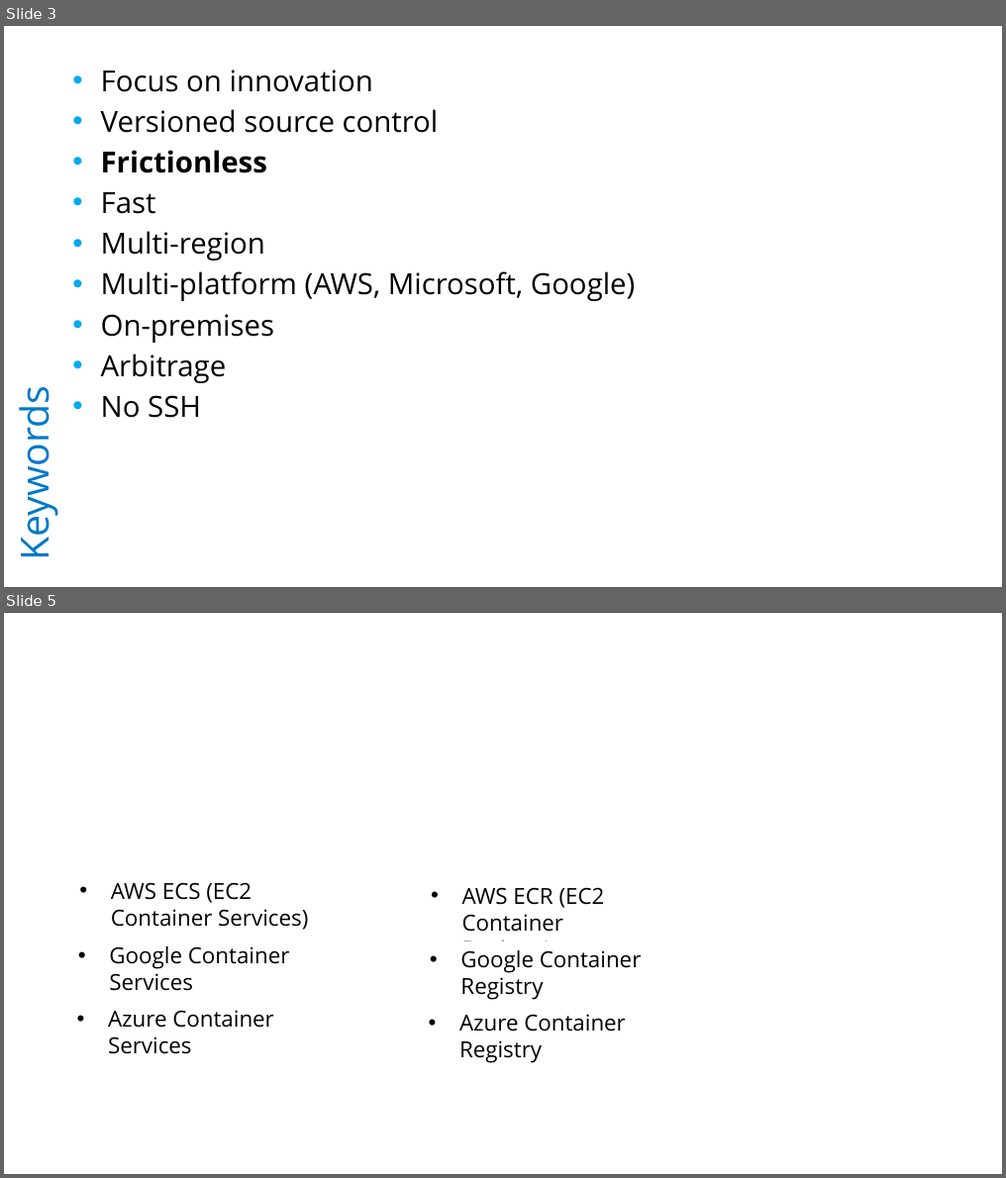
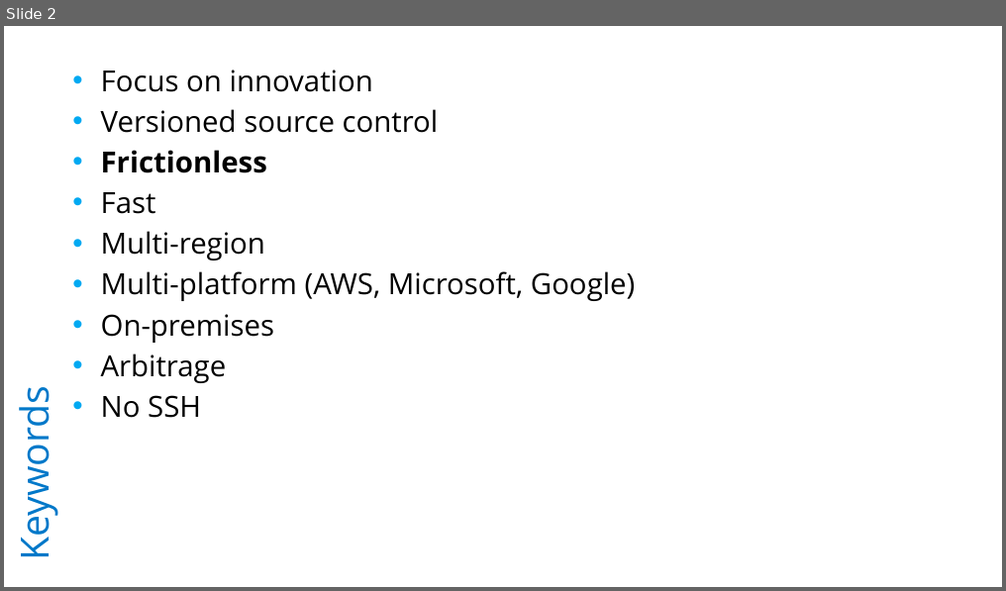
Before and after one commit to rkuma183/wilsonmar.github.io, a slide deck: fig/shippable-v01.pptx. Shown one above the other, each under a label of ours: slides 3 and 5 before the commit, slide 2 after it; the slides between them are not shown. The pictures are 1006x1178 and 1006x591 pixels, drawn with LibreOffice and Linux fonts; fonts in the diff are those of the drawing. Boxes give left, top, right and bottom in pixels: in the first picture for what was removed or moved away, otherwise in the second. Text is boxed around its words. In the diff, an @@ line names an element or a change of style, - is before the commit and + after.

```diff
--- a/fig/shippable-v01.pptx
+++ b/fig/shippable-v01.pptx
@@ slide 5 removed at (4, 613, 1002, 1174), background #FFFFFF @@
@@ text removed at (111, 882, 308, 930) @@
-• AWS ECS (EC2 Container Services)
@@ text removed at (462, 887, 605, 962) @@
-• AWS ECR (EC2 Container Registry)
@@ text removed at (109, 947, 290, 991) @@
-• Google Container Services
@@ text removed at (460, 951, 642, 1000) @@
-• Google Container Registry
@@ text removed at (108, 1010, 274, 1055) @@
-• Azure Container Services
@@ text removed at (459, 1014, 626, 1063) @@
-• Azure Container Registry
@@ what was slide 3 is now slide 2 @@
```
Also in this commit, not shown: 2 slides changed, 3 slides added, 1 other slide removed, 7 other files.
